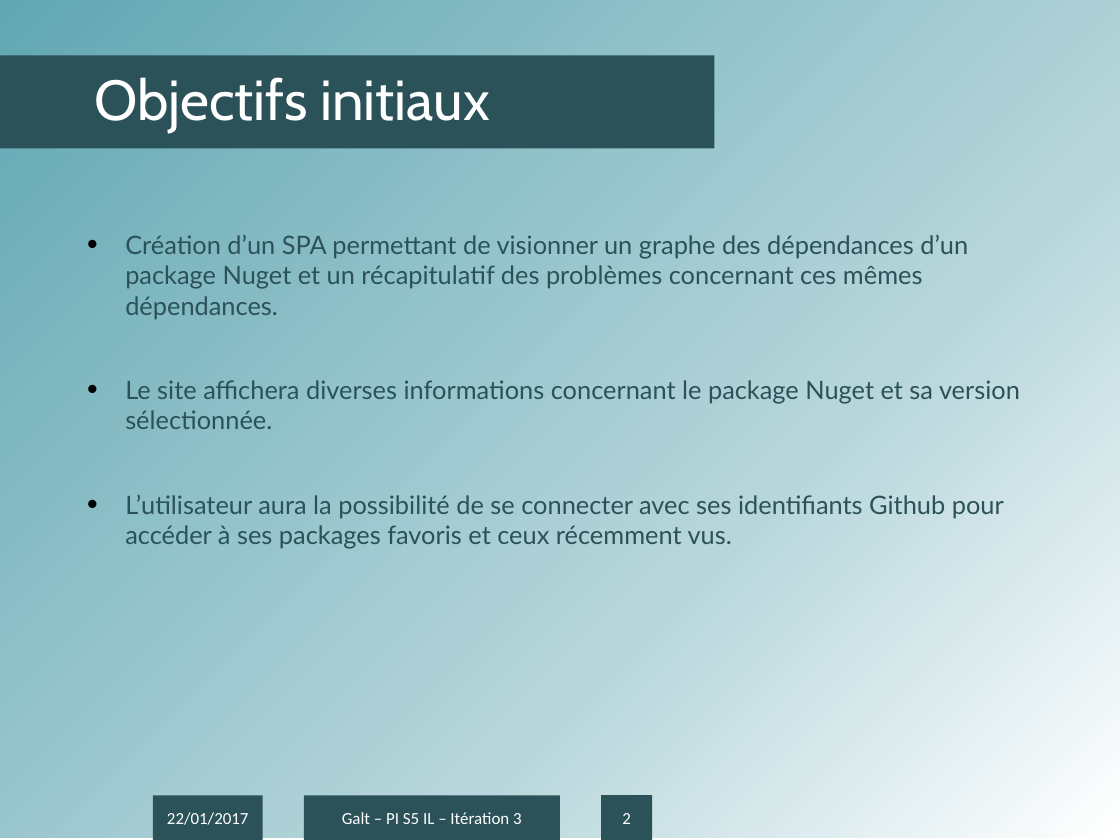
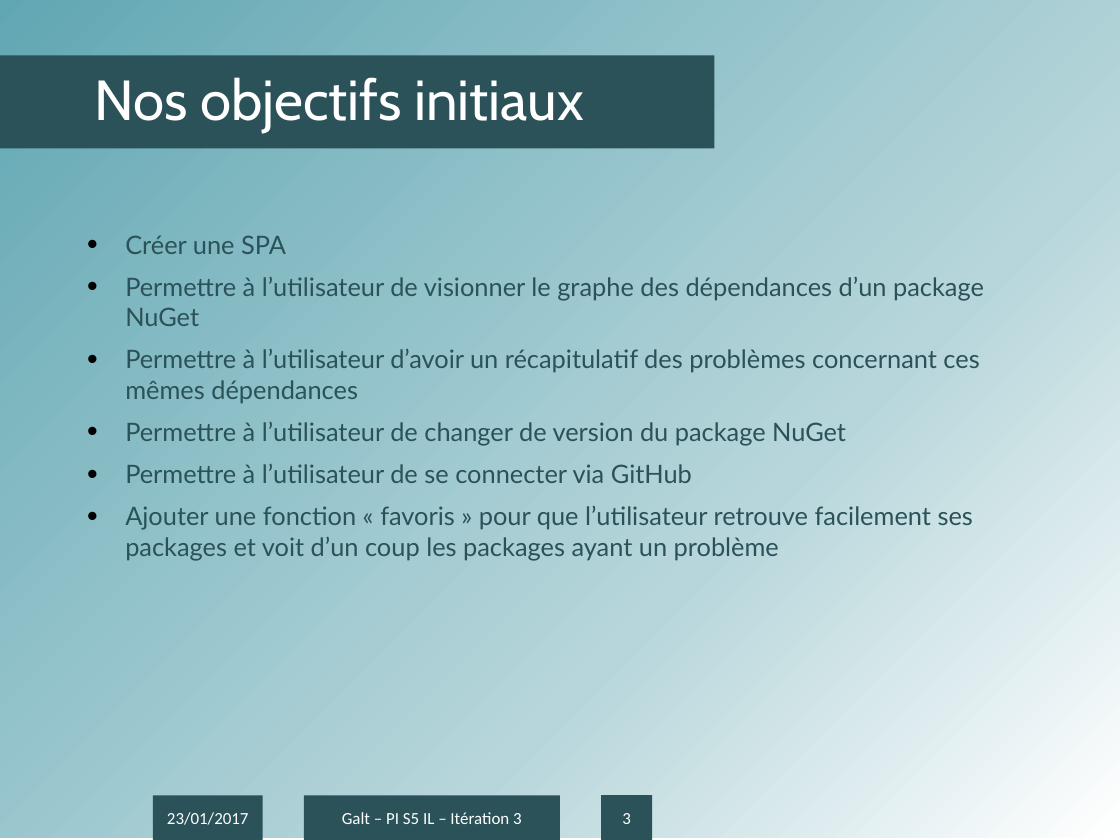
Before and after one commit to antonin-charrier/Project-Galt, a slide deck: slide 3 of Itérations/Présentation IT3.pptx (slide 2 before the commit). Drawn at 1120x840 pixels with LibreOffice and Linux fonts; fonts in the diff are those of the drawing; background and template pictures are left out. Boxes give left, top, right and bottom in pixels: in the first picture for what was removed or moved away, otherwise in the second. Text is boxed around its words. In the diff, an @@ line names an element or a change of style, - is before the commit and + after.

Commit message:
Updated ppt3

```diff
--- a/Itérations/Présentation IT3.pptx
+++ b/Itérations/Présentation IT3.pptx
@@ title at (94,77,585,133): text changed @@
-Objectifs initiaux
+Nos objectifs initiaux
@@ text at (125,235,984,560): text changed @@
-• Création d’un SPA permettant de visionner un graphe des dépendances d’un package Nuget et un récapitulatif des problèmes concernant ces mêmes dépendances.
-• Le site affichera diverses informations concernant le package Nuget et sa version sélectionnée.
-• L’utilisateur aura la possibilité de se connecter avec ses identifiants Github pour accéder à ses packages favoris et ceux récemment vus.
+• Créer une SPA
+• Permettre à l’utilisateur de visionner le graphe des dépendances d’un package NuGet
+• Permettre à l’utilisateur d’avoir un récapitulatif des problèmes concernant ces mêmes dépendances
+• Permettre à l’utilisateur de changer de version du package NuGet
+• Permettre à l’utilisateur de se connecter via GitHub
+• Ajouter une fonction « favoris » pour que l’utilisateur retrouve facilement ses packages et voit d’un coup les packages ayant un problème
@@ text in rectangle at (167,812,249,825): text changed @@
-22/01/2017
+23/01/2017
@@ page number at (622,813,631,824): text changed @@
-2
+3
```
Also in this commit, not shown: 2 other slides changed, 6 slides added.
